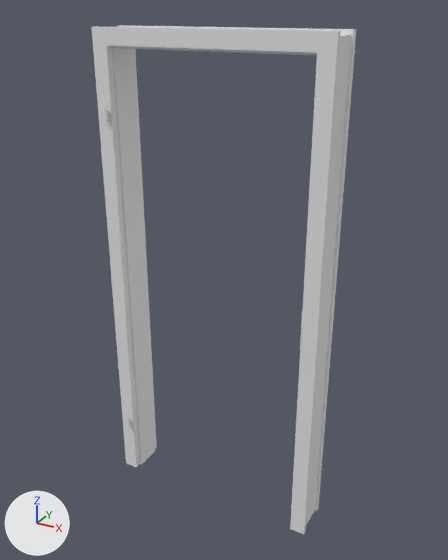
The glTF model public/door.glb, before and after one commit.
The view is the same before and after, from a 50 mm camera at (1.17, -2.06, 2.13) aimed at (0.03, 0.01, 1.09). The lights are fixed; the arrows at lower left show +X, +Y and +Z. The picture after the commit comes second. Where no turn or scale is listed for an object, it has been applied to the vertices.
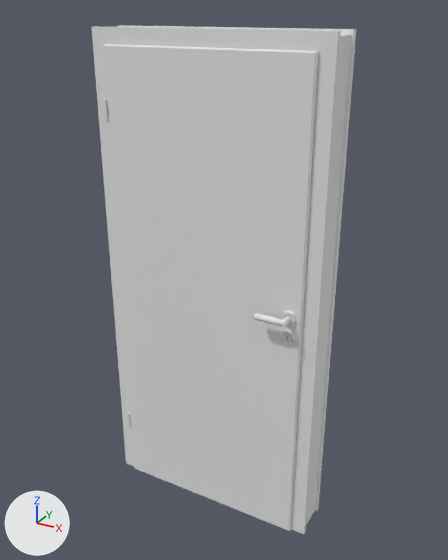
Edits to the bpy script that builds the scene:
```text
Add me_circle:
    me_circle.from_pydata(...)  # 96 vertices, 172 faces; spans x -0.12..0.012, y -0.113..0.059, z -0.014..0.014
    me_circle.materials.append(mat_glossy)  # white #e7e7e7
Add me_plane_001:
    me_plane_001.from_pydata(...)  # 488 vertices, 800 faces; spans x -0.01..0.86, y -0.02..0.05, z -0.25..1.75
    # faces by material slot: [172, 628]
    me_plane_001.materials.append(mat_door)  # white #e7e7e7
    me_plane_001.materials.append(mat_glossy)  # white #e7e7e7
Add ob_circle_002:
    ob_circle_002 = bpy.data.objects.new('Circle.002', me_circle)
    ob_circle_002.location = (0.375, -0.06, 1.052)
Add ob_plane_001:
    ob_plane_001 = bpy.data.objects.new('Plane.001', me_plane_001)
    ob_plane_001.location = (-0.435, -0.101, 0.249)
```

Location of each change, (x1, y1, x2, y2) in pixels of the pictures (448 x 560 px):
'Plane.001', added
    after: (103, 44, 318, 531)
    faces in mat_door (white #e7e7e7): (104, 44, 318, 531)
    faces in mat_glossy (white #e7e7e7): (103, 99, 296, 421)
'Circle.002', added
    after: (254, 313, 291, 326)
